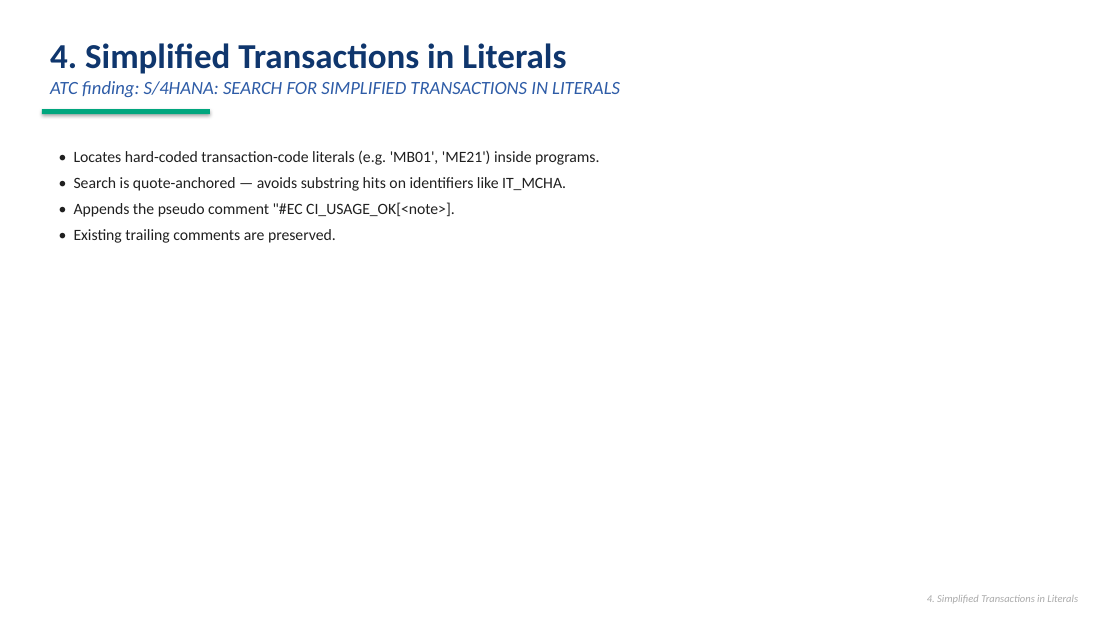
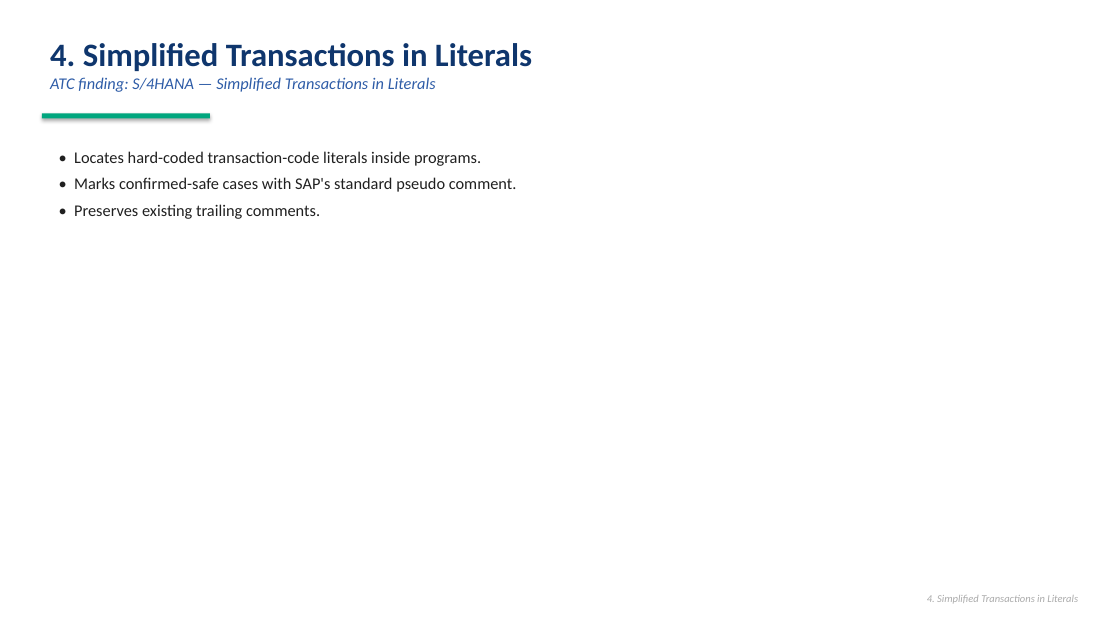
Before and after one commit to vaibhavdiligent/ONGC-CST-Purchase-Date-Sharing-, a slide deck: slide 8 of ZATC_RESULT_CORRECTION_CAPABILITIES.pptx. Drawn at 1120x630 pixels with LibreOffice and Linux fonts; fonts in the diff are those of the drawing. Boxes give left, top, right and bottom in pixels: in the first picture for what was removed or moved away, otherwise in the second. Text is boxed around its words. In the diff, an @@ line names an element or a change of style, - is before the commit and + after.

```diff
--- a/ZATC_RESULT_CORRECTION_CAPABILITIES.pptx
+++ b/ZATC_RESULT_CORRECTION_CAPABILITIES.pptx
@@ text at (50,43,532,71): size 30 to 28 pt in "4. Simplified Transactions in Literals" @@
@@ text at (50,77,436,92): text changed; size 16 to 14 pt @@
-ATC finding: S/4HANA: SEARCH FOR SIMPLIFIED TRANSACTIONS IN LITERALS
+ATC finding: S/4HANA — Simplified Transactions in Literals
@@ rectangle: place and size @@
-rectangle at (42,109,210,114)
+rectangle at (42,113,210,118)
@@ text at (74,151,517,219): text changed; size 13.5 to 14 pt @@
-• Locates hard-coded transaction-code literals (e.g. 'MB01', 'ME21') inside programs.
-• Search is quote-anchored — avoids substring hits on identifiers like IT_MCHA.
-• Appends the pseudo comment "#EC CI_USAGE_OK[<note>].
-• Existing trailing comments are preserved.
+• Locates hard-coded transaction-code literals inside programs.
+• Marks confirmed-safe cases with SAP's standard pseudo comment.
+• Preserves existing trailing comments.
```
Also in this commit, not shown: 20 other slides changed, 1 slide added, 2 slides removed.
